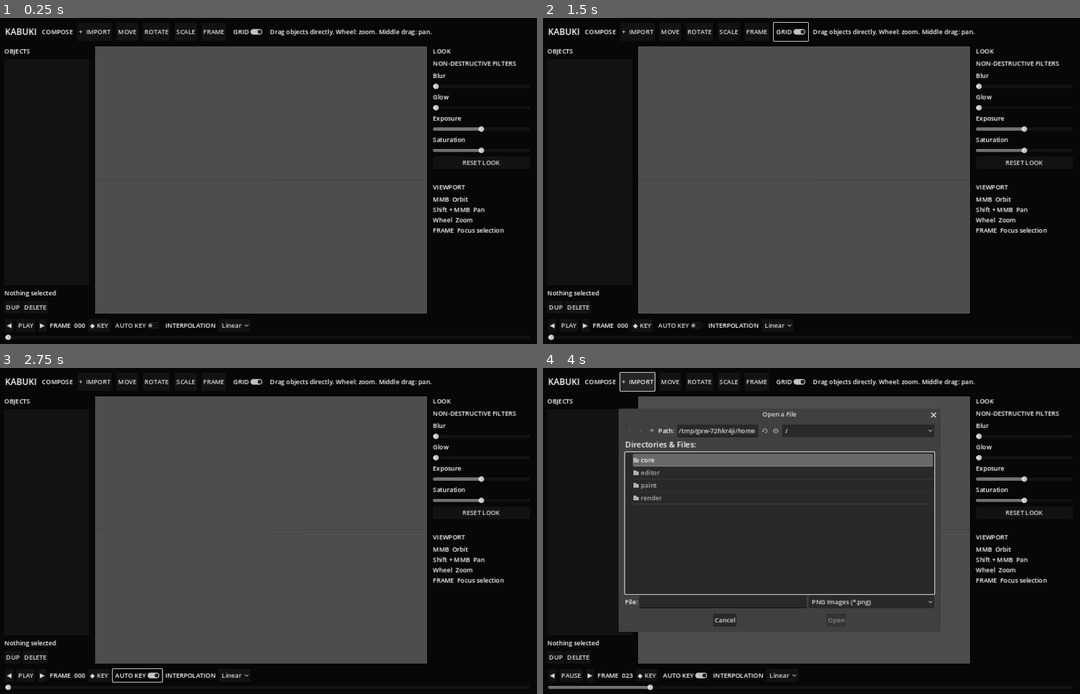
Above: before the commit, frames 1-4 (two rows, left to right).
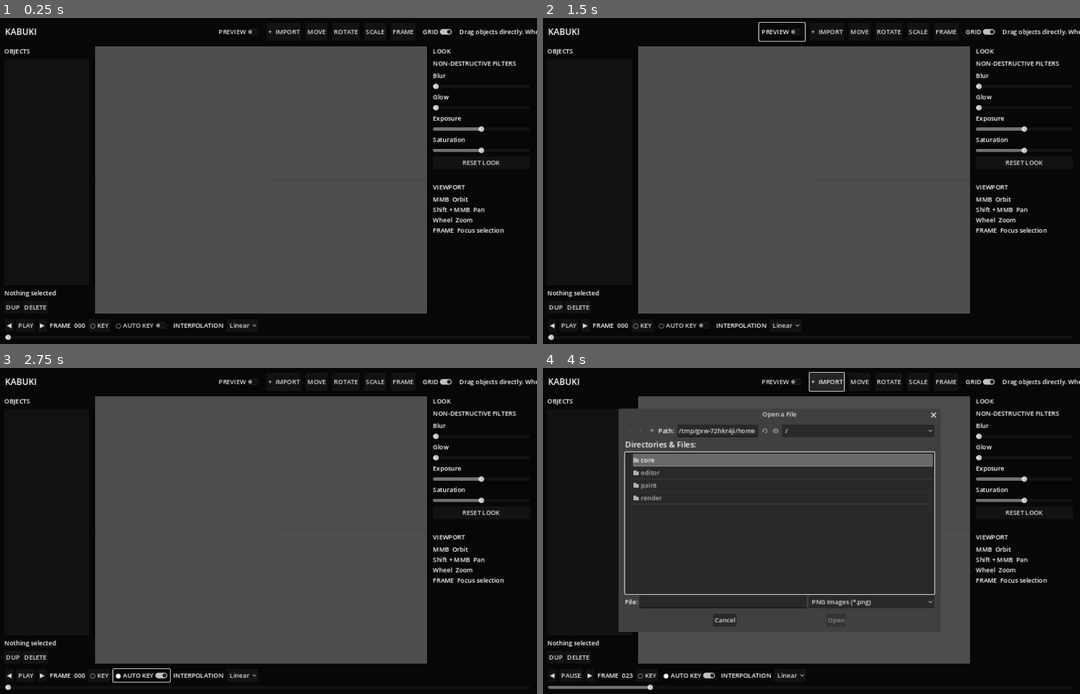
Above: after the commit, the same moments.

Repository: Onnevan/Kabuki
Game: Godot game, scene res://editor/main.tscn
Two runs of this game, one before a commit and one after it. Both use one fixed random seed, a clock stepped at 60 frames per second and the inputs below.
Inputs (mouse positions are in pixels of both pictures, inside the frame that each line leads up to):
- Up to frame 1 (0.25 s): no input
- Up to frame 2 (1.5 s): click (779, 31) at 0.5 s, where only the run after the commit has a clickable "PREVIEW"; click (779, 31) at 1.25 s, where only the run after the commit has a clickable "RENDER"
- Up to frame 3 (2.75 s): click "AUTO KEY" (after the commit: "○ AUTO KEY") at 2 s
- Up to frame 4 (4 s): click "PLAY" at 2.75 s; click "+ IMPORT" at 3.5 s

The runs differ from the first frame. In frame 1, 1.2% of the frame differs, in the area x 7-100%, y 3-96%; in frame 2, 1.3%; in frame 3, 1.3%; in frame 4, 1.9%, in the area x 7-100%, y 1-96%.
Error before the commit: Attempt to call function 'clear' in base 'null instance' on a null instance. (res://editor/main.gd:221)
Error after the commit: Invalid call. Nonexistent function 'clear' in base 'TabBar'. (res://editor/main.gd:221)

Commit message:
Add Scene Animation Drawing Compositor tabs and render preview toggle

Diff:
--- a/editor/main.tscn
+++ b/editor/main.tscn
@@ -30,8 +30,12 @@
 [node name="Brand" type="Label" parent="TopBar"]
 text="KABUKI"
 theme_override_font_sizes/font_size=22
-[node name="Version" type="Label" parent="TopBar"]
-text="COMPOSE"
+[node name="WorkspaceTabs" type="TabBar" parent="TopBar"]
+unique_name_in_owner=true
+custom_minimum_size=Vector2(430,38)
+[node name="PreviewMode" type="CheckButton" parent="TopBar"]
+unique_name_in_owner=true
+text="PREVIEW"
 [node name="Import" type="Button" parent="TopBar"]
 text="+  IMPORT"
 [node name="MoveTool" type="Button" parent="TopBar"]
@@ -57,6 +61,8 @@
 offset_bottom=748.0
 theme_override_constants/separation=8
 [node name="Title" type="Label" parent="LeftPanel"]
+unique_name_in_owner=true
+name="ObjectsTitle"
 text="OBJECTS"
 [node name="ObjectList" type="ItemList" parent="LeftPanel"]
 unique_name_in_owner=true
@@ -102,6 +108,7 @@
 current=true
 
 [node name="RightPanel" type="VBoxContainer" parent="."]
+unique_name_in_owner=true
 offset_left=1102.0
 offset_top=72.0
 offset_right=1348.0
@@ -168,10 +175,10 @@
 unique_name_in_owner=true
 text="000"
 [node name="Key" type="Button" parent="Bottom/Transport"]
-text="◆ KEY"
+text="○ KEY"
 [node name="AutoKey" type="CheckButton" parent="Bottom/Transport"]
 unique_name_in_owner=true
-text="AUTO KEY"
+text="○ AUTO KEY"
 [node name="InterpText" type="Label" parent="Bottom/Transport"]
 text="INTERPOLATION"
 [node name="Interpolation" type="OptionButton" parent="Bottom/Transport"]
@@ -187,6 +194,8 @@
 access=2
 filters=PackedStringArray("*.png ; PNG Images")
 
+[connection signal="tab_changed" from="TopBar/WorkspaceTabs" to="." method="_on_workspace_tab_changed"]
+[connection signal="toggled" from="TopBar/PreviewMode" to="." method="_on_preview_mode_toggled"]
 [connection signal="pressed" from="TopBar/Import" to="." method="_on_import_pressed"]
 [connection signal="pressed" from="TopBar/MoveTool" to="." method="_on_tool_move_pressed"]
 [connection signal="pressed" from="TopBar/RotateTool" to="." method="_on_tool_rotate_pressed"]
@@ -201,6 +210,7 @@
 [connection signal="pressed" from="Bottom/Transport/Prev" to="." method="_on_prev_pressed"]
 [connection signal="pressed" from="Bottom/Transport/PlayButton" to="." method="_on_play_pressed"]
 [connection signal="pressed" from="Bottom/Transport/Next" to="." method="_on_next_pressed"]
+[connection signal="toggled" from="Bottom/Transport/AutoKey" to="." method="_on_auto_key_toggled"]
 [connection signal="pressed" from="Bottom/Transport/Key" to="." method="_on_key_pressed"]
 [connection signal="value_changed" from="Bottom/FrameSlider" to="." method="_on_frame_slider_value_changed"]
 
